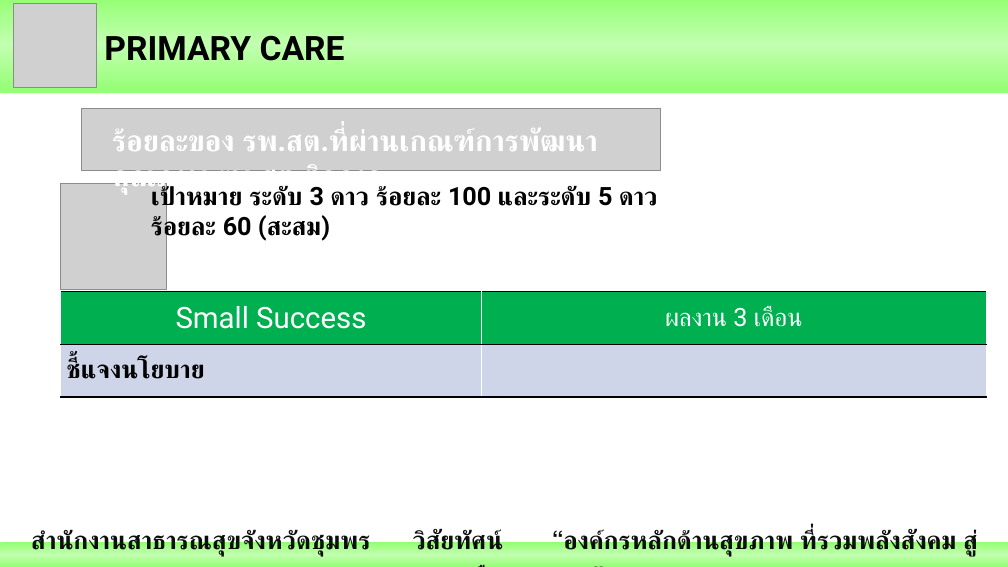
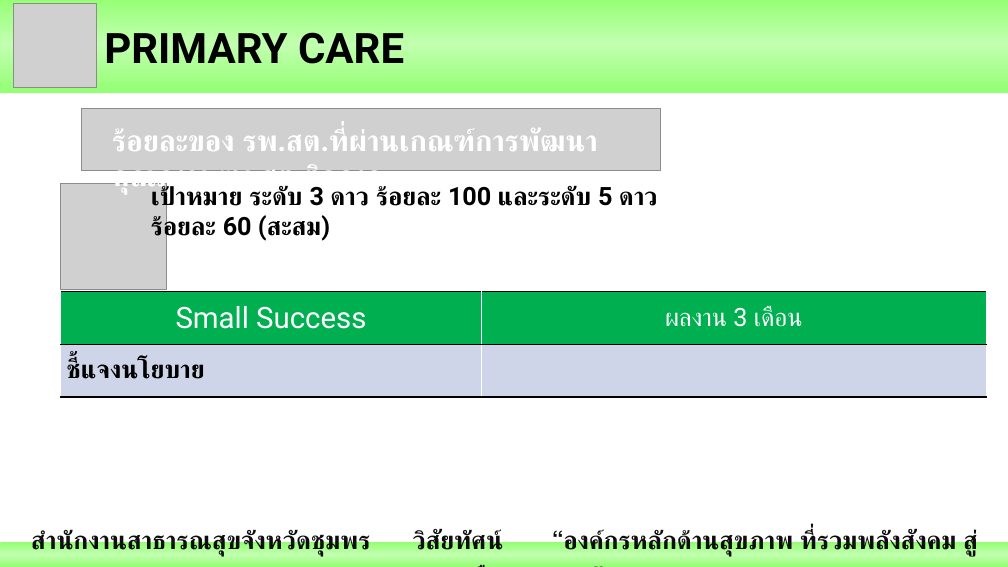
Before and after one commit to joblackpoc/Jobs_SSJ, a slide deck: slide 21 of นิเทศก์/Ready/Poc_Mix_1_นิเทศก์ใหม่.pptx (slide 24 before the commit). Drawn at 1008x567 pixels with LibreOffice and Linux fonts; fonts in the diff are those of the drawing; grey boxes stand for pictures. Boxes give left, top, right and bottom in pixels: in the first picture for what was removed or moved away, otherwise in the second. Text is boxed around its words. In the diff, an @@ line names an element or a change of style, - is before the commit and + after.

```diff
--- a/นิเทศก์/Ready/Poc_Mix_1_นิเทศก์ใหม่.pptx
+++ b/นิเทศก์/Ready/Poc_Mix_1_นิเทศก์ใหม่.pptx
@@ title "PRIMARY CARE" at (x1=104, y1=32, x2=404, y2=64): size 32 to 40 pt @@
```
Also in this commit, not shown: 6 other slides changed, 1 slide added, 4 slides removed, 12 other files.
